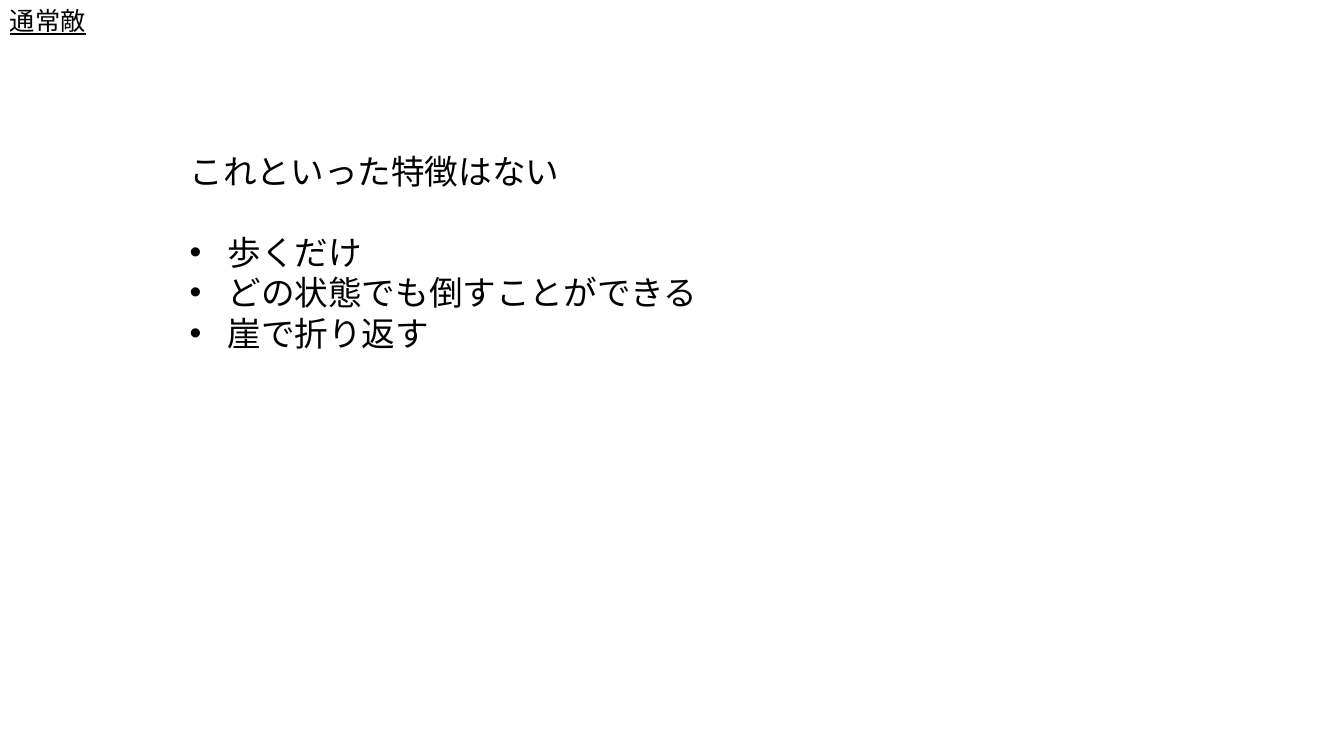
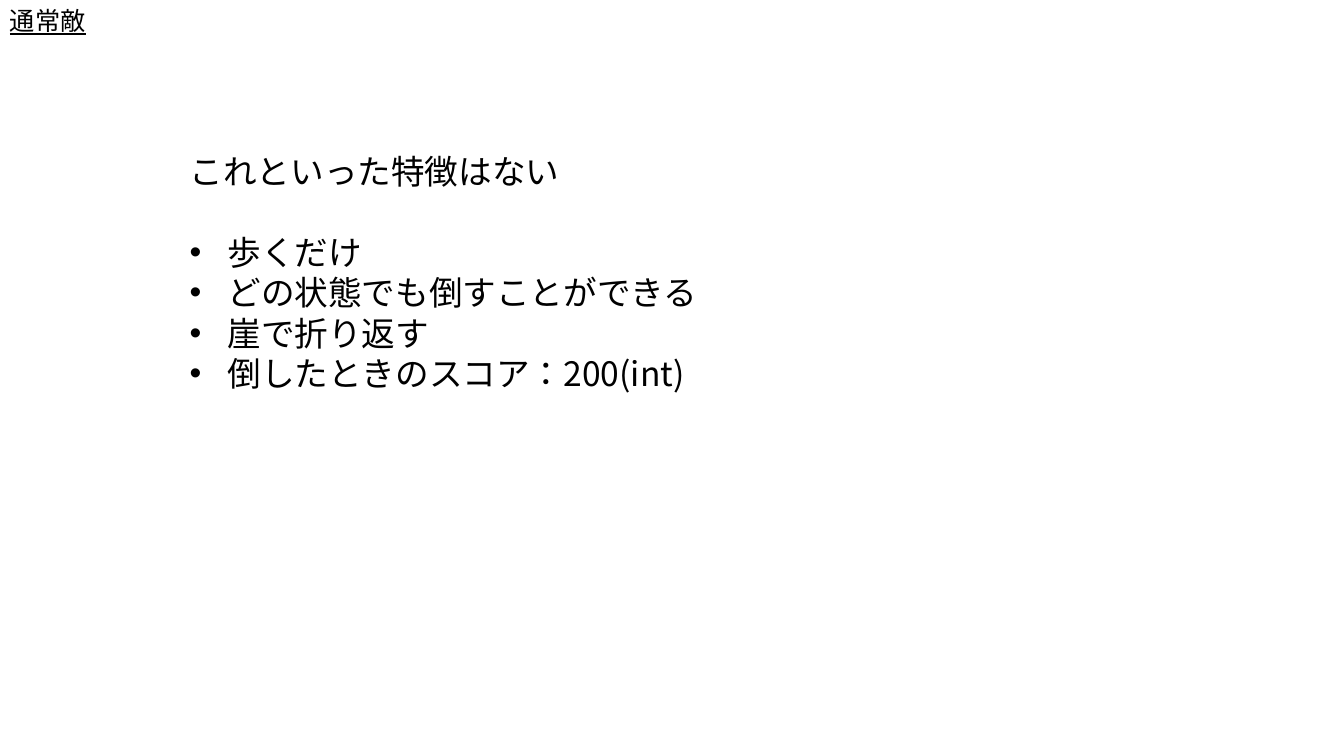
Before and after one commit to Akiyoshi-2/GameProbuctionPractice1, a slide deck: slide 3 of 仕様書/敵.pptx. Drawn at 1344x756 pixels with LibreOffice and Linux fonts; fonts in the diff are those of the drawing. Boxes give left, top, right and bottom in pixels: in the first picture for what was removed or moved away, otherwise in the second. Text is boxed around its words. In the diff, an @@ line names an element or a change of style, - is before the commit and + after.

```diff
--- a/仕様書/敵.pptx
+++ b/仕様書/敵.pptx
@@ text at bbox=[228, 358, 685, 393]: paragraph added @@
+• 倒したときのスコア：200(int)
```
Also in this commit, not shown: 4 other slides changed, 1 other file.
